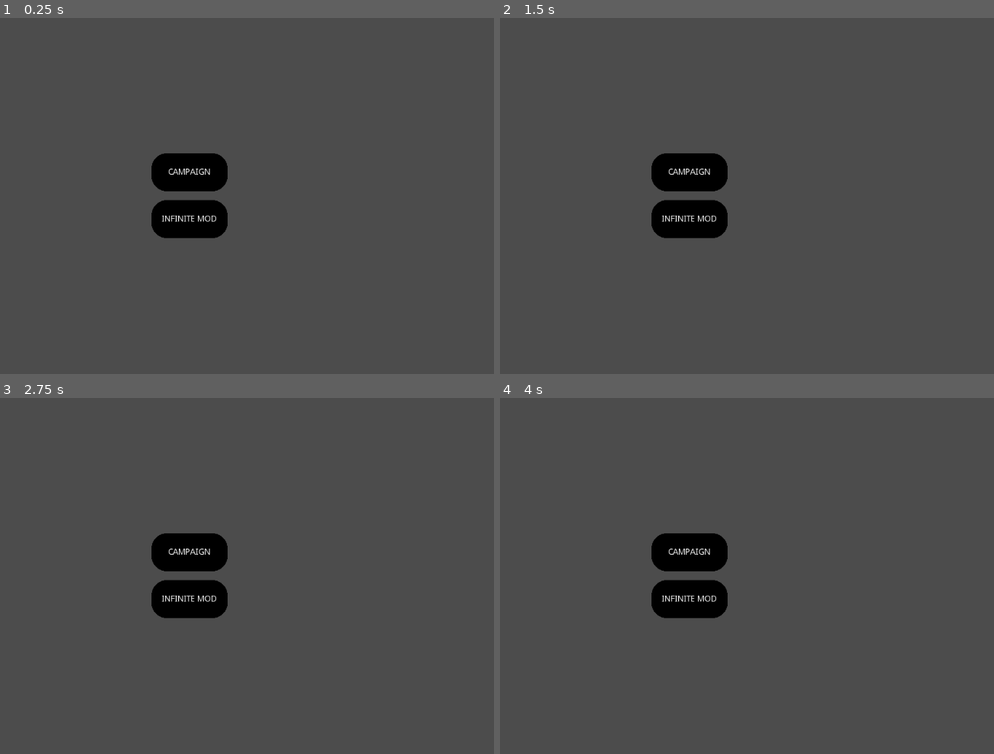
Above: before the commit, frames 1-4 (two rows, left to right).
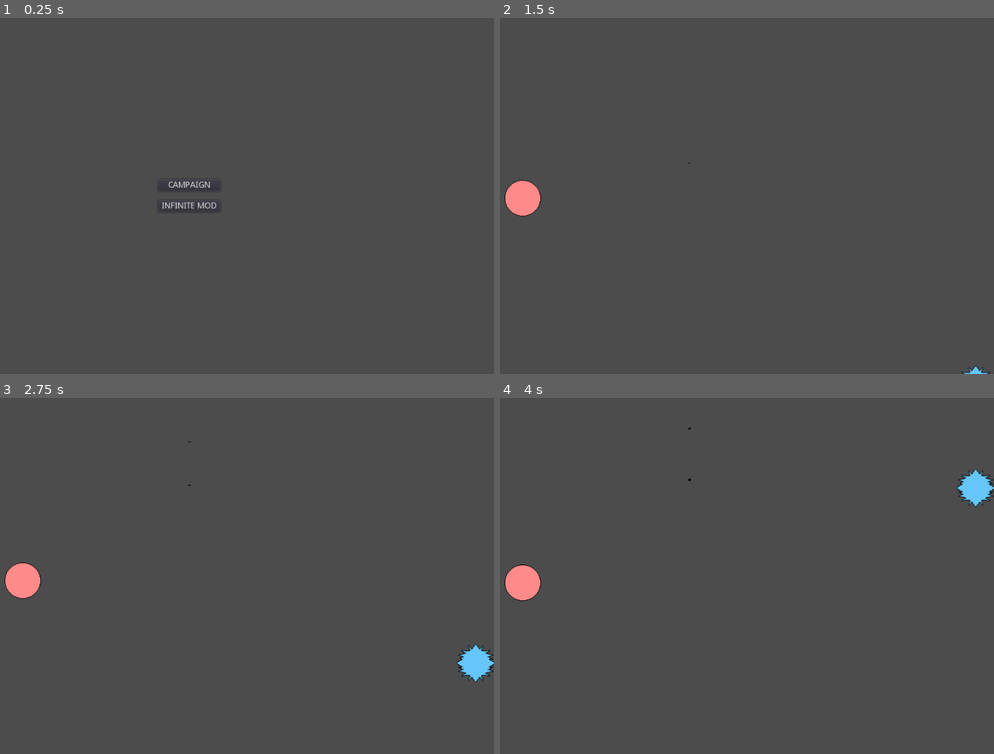
Above: after the commit, the same moments.

Repository: Sky84/LineRIderLike
Game: Godot game, scene res://Scenes/Main.tscn
Two runs of this game, one before a commit and one after it. Both use one fixed random seed, a clock stepped at 60 frames per second and the inputs below.
Inputs (mouse positions are in pixels of both pictures, inside the frame that each line leads up to):
- Up to frame 1 (0.25 s): no input
- Up to frame 2 (1.5 s): click "INFINITE MOD" at 0.5 s; click (687, 171) at 1.25 s, where only the run before the commit has a clickable "CAMPAIGN"
- Up to frame 3 (2.75 s): click (187, 551) at 2 s, where only the run before the commit has a clickable "CAMPAIGN"
- Up to frame 4 (4 s): click (687, 597) at 2.75 s, where only the run before the commit has a clickable "INFINITE MOD"; click (687, 551) at 3.5 s, where only the run before the commit has a clickable "CAMPAIGN"

The runs differ from the first frame. In frame 1, 3.0% of the frame differs, in the area x 30-47%, y 38-62%; in frame 2, 3.7%; in frame 3, 4.2%; in frame 4, 4.2%, in the area x 0-100%, y 8-62%.

Commit message:
fix buttons works with menus now

Diff:
--- a/Objects/Button.tscn
+++ b/Objects/Button.tscn
@@ -1,18 +1,9 @@
-[gd_scene load_steps=2 format=2]
+[gd_scene format=2]
 
-[ext_resource path="res://Sprites/button.png" type="Texture" id=1]
-
-[node name="Level" type="TextureButton"]
+[node name="Level" type="Button"]
 margin_right = 128.0
 margin_bottom = 64.0
-texture_normal = ExtResource( 1 )
-
-[node name="Label" type="Label" parent="."]
-anchor_right = 1.0
-anchor_bottom = 1.0
-text = "LEVEL"
-align = 1
-valign = 1
+text = "Level"
 __meta__ = {
 "_edit_use_anchors_": false
 }
--- a/Objects/UI.tscn
+++ b/Objects/UI.tscn
@@ -3,7 +3,6 @@
 [ext_resource path="res://Fonts/Oliciy.otf" type="DynamicFontData" id=1]
 [ext_resource path="res://Sprites/button.png" type="Texture" id=2]
 [ext_resource path="res://Scripts/UIController.gd" type="Script" id=3]
-
 
 [sub_resource type="StyleBoxTexture" id=1]
 texture = ExtResource( 2 )
--- a/Scenes/MainMenu.tscn
+++ b/Scenes/MainMenu.tscn
@@ -1,6 +1,5 @@
-[gd_scene load_steps=4 format=2]
+[gd_scene load_steps=3 format=2]
 
-[ext_resource path="res://Sprites/button.png" type="Texture" id=1]
 [ext_resource path="res://Scripts/MainMenuController.gd" type="Script" id=3]
 [ext_resource path="res://Scripts/LevelsMenuController.gd" type="Script" id=4]
 
@@ -27,71 +26,42 @@
 }
 
 [node name="VBoxContainer" type="VBoxContainer" parent="MainMenu/CenterContainer"]
-margin_left = 448.0
-margin_top = 228.0
-margin_right = 576.0
-margin_bottom = 371.0
+margin_left = 459.0
+margin_top = 272.0
+margin_right = 564.0
+margin_bottom = 327.0
 custom_constants/separation = 15
 alignment = 1
 __meta__ = {
 "_edit_use_anchors_": false
 }
 
-[node name="PlayCampaignButton" type="TextureButton" parent="MainMenu/CenterContainer/VBoxContainer"]
-margin_right = 128.0
-margin_bottom = 64.0
-texture_normal = ExtResource( 1 )
+[node name="PlayCampaignButton" type="Button" parent="MainMenu/CenterContainer/VBoxContainer"]
+margin_right = 105.0
+margin_bottom = 20.0
+mouse_filter = 1
+shortcut_in_tooltip = false
+text = "CAMPAIGN"
 
-[node name="RichTextLabel" type="Label" parent="MainMenu/CenterContainer/VBoxContainer/PlayCampaignButton"]
+[node name="PlayInfiniteButton" type="Button" parent="MainMenu/CenterContainer/VBoxContainer"]
+margin_top = 35.0
+margin_right = 105.0
+margin_bottom = 55.0
+shortcut_in_tooltip = false
+text = "INFINITE MOD"
+
+[node name="LevelsMenu" type="Control" parent="."]
 anchor_right = 1.0
 anchor_bottom = 1.0
-text = "CAMPAIGN"
-align = 1
-valign = 1
-__meta__ = {
-"_edit_use_anchors_": false
-}
-
-[node name="PlayInfiniteButton" type="TextureButton" parent="MainMenu/CenterContainer/VBoxContainer"]
-margin_top = 79.0
-margin_right = 128.0
-margin_bottom = 143.0
-texture_normal = ExtResource( 1 )
-
-[node name="RichTextLabel" type="Label" parent="MainMenu/CenterContainer/VBoxContainer/PlayInfiniteButton"]
-anchor_right = 1.0
-anchor_bottom = 1.0
-text = "INFINITE MOD"
-align = 1
-valign = 1
-__meta__ = {
-"_edit_use_anchors_": false
-}
-
-[node name="LevelsMenu" type="Control" parent="."]
-visible = false
-anchor_right = 1.0
-anchor_bottom = 1.0
-mouse_filter = 1
 script = ExtResource( 4 )
 __meta__ = {
 "_edit_use_anchors_": false
 }
 
-[node name="BackButton" type="TextureButton" parent="LevelsMenu"]
+[node name="BackButton" type="Button" parent="LevelsMenu"]
 margin_right = 128.0
 margin_bottom = 64.0
-texture_normal = ExtResource( 1 )
-__meta__ = {
-"_edit_use_anchors_": false
-}
-
-[node name="RichTextLabel" type="Label" parent="LevelsMenu/BackButton"]
-anchor_right = 1.0
-anchor_bottom = 1.0
 text = "BACK"
-align = 1
-valign = 1
 __meta__ = {
 "_edit_use_anchors_": false
 }
--- a/Scripts/LevelsMenuController.gd
+++ b/Scripts/LevelsMenuController.gd
@@ -14,8 +14,8 @@
 # Called when the node enters the scene tree for the first time.
 func _ready():
 	for level in levels:
-		var button: TextureButton = level_button.instance();
-		button.get_node("Label").text = level.label;
+		var button: Button = level_button.instance();
+		button.text = level.label;
 		button.connect("button_up", self, "_onLevelSelected", [level]);
 		LevelsButtonContainer.add_child(button);
 
--- a/Scripts/SceneManager.gd
+++ b/Scripts/SceneManager.gd
@@ -16,9 +16,10 @@
 func load_scene(path:String):
 	if currentScene:
 		RootScene.remove_child(currentScene);
-	var nextScene: Control = load(path).instance();
+	var nextScene: Node = load(path).instance();
 	RootScene.add_child(nextScene);
 	currentScene = nextScene;
-	if currentScene.name.find("Level") and !UIController:
+	if currentScene.name.find("Level") > -1 and !UIController:
+		print(currentScene.name)
 		UIController = load("res://Objects/UI.tscn").instance();
 		currentScene.add_child(UIController);
